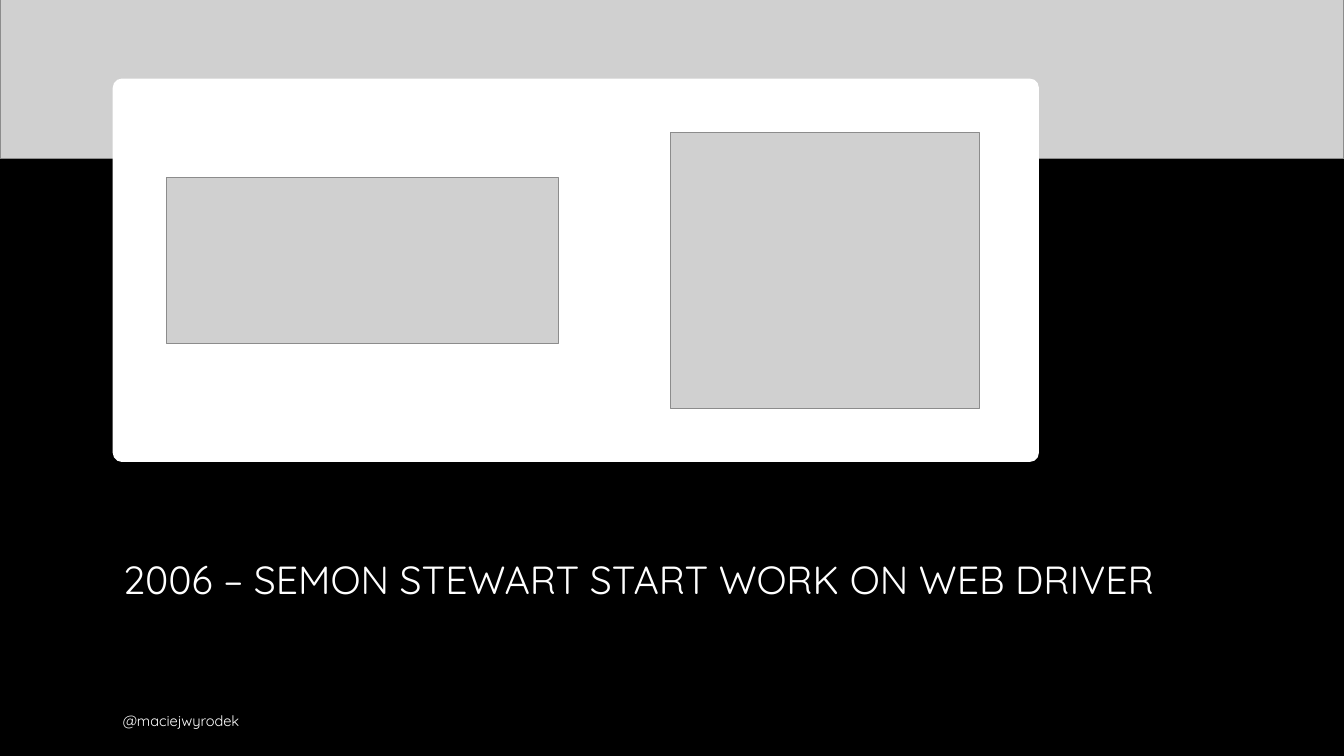
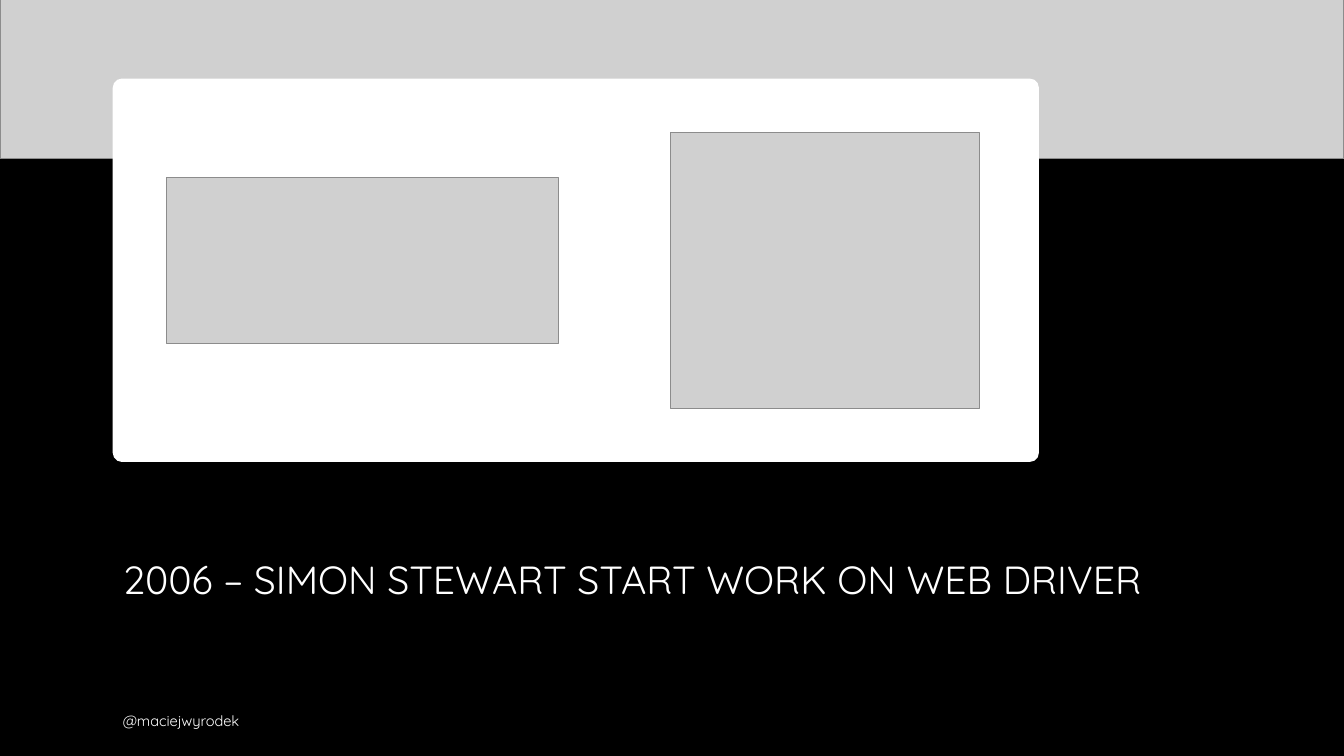
Before and after one commit to mwyrodek/SeleniumPresentation, a slide deck: slide 20 of docs/selenium.pptx. Drawn at 1344x756 pixels with LibreOffice and Linux fonts; fonts in the diff are those of the drawing; grey boxes stand for pictures; background and template pictures are left out. Boxes give left, top, right and bottom in pixels: in the first picture for what was removed or moved away, otherwise in the second. Text is boxed around its words. In the diff, an @@ line names an element or a change of style, - is before the commit and + after.

Commit message:
fixed typo

```diff
--- a/docs/selenium.pptx
+++ b/docs/selenium.pptx
@@ title at (x1=123, y1=565, x2=1142, y2=595): text changed @@
-2006 – SEMON STEWART START WORK ON WEB DRIVER
+2006 – SIMON STEWART START WORK ON WEB DRIVER
```
